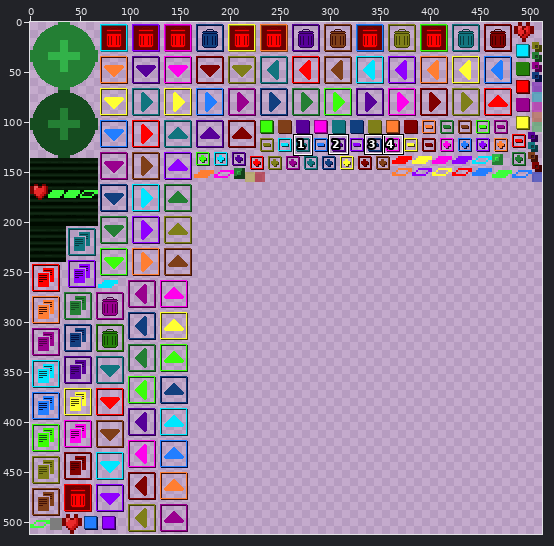
Sprite sheet, stored at html5game/Ashes Battle Assistant_texture_2.png. The first picture is a wide view before the edit; the outline marks the close-up.
Close-up. Before:
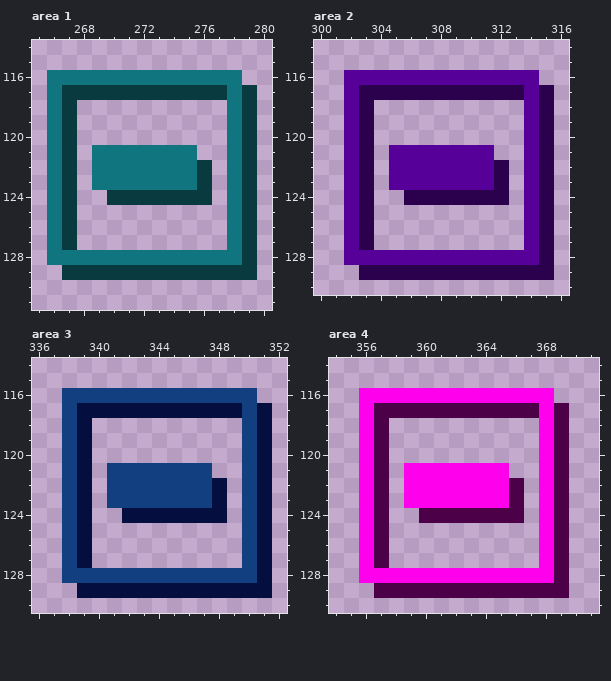
The file is 512x512 pixels. Colours within 5 levels of each other are drawn and written as one. Shown: area 1: x 265..280, y 114..131; area 2: x 300..316, y 114..130; area 3: x 336..352, y 114..130; area 4: x 354..371, y 114..130. The commit also changed other parts of the picture, which this record leaves out.
Now the later version:
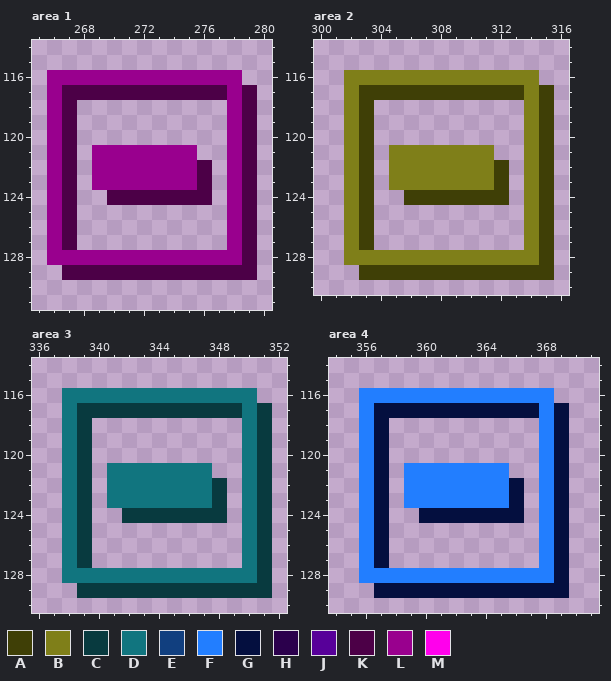
Palette (. is transparent): A #3f3f06  B #7f7f19  C #083a3f  D #11757f  E #113f7f  F #227eff  G #040f3f  H #2b004c  J #570099  K #4c0047  L #99008e  M #ff00ec
What changed:
Area 1:
Colour C gives way to colour K in row 117 at x 267 to 277 and 279; in rows 118 to 121 at x 267 and 279; in rows 122 to 123 at x 267, 276 and 279; in row 124 at x 267, 270 to 276 and 279; in rows 125 to 127 at x 267 and 279; in row 128 at x 279.
Colour C gives way to colour K in row 129 at x 267 to 279.
Colour D gives way to colour L in row 116 at x 266 to 278; in rows 117 to 120 at x 266 and 278; in rows 121 to 123 at x 266, 269 to 275 and 278; in rows 124 to 127 at x 266 and 278; in row 128 at x 266 to 278.
Area 2:
Colour H gives way to colour A in row 117 at x 303 to 313 and 315; in rows 118 to 121 at x 303 and 315; in rows 122 to 123 at x 303, 312 and 315; in row 124 at x 303, 306 to 312 and 315; in rows 125 to 127 at x 303 and 315; in row 128 at x 315.
Colour H gives way to colour A in row 129 at x 303 to 315.
Colour J gives way to colour B in row 116 at x 302 to 314; in rows 117 to 120 at x 302 and 314; in rows 121 to 123 at x 302, 305 to 311 and 314; in rows 124 to 127 at x 302 and 314; in row 128 at x 302 to 314.
Area 3:
Colour G gives way to colour C in row 117 at x 339 to 349 and 351; in rows 118 to 121 at x 339 and 351; in rows 122 to 123 at x 339, 348 and 351; in row 124 at x 339, 342 to 348 and 351; in rows 125 to 127 at x 339 and 351; in row 128 at x 351.
Colour G gives way to colour C in row 129 at x 339 to 351.
Colour E gives way to colour D in row 116 at x 338 to 350; in rows 117 to 120 at x 338 and 350; in rows 121 to 123 at x 338, 341 to 347 and 350; in rows 124 to 127 at x 338 and 350; in row 128 at x 338 to 350.
Area 4:
Colour M gives way to colour F in row 116 at x 356 to 368; in rows 117 to 120 at x 356 and 368; in rows 121 to 123 at x 356, 359 to 365 and 368; in rows 124 to 127 at x 356 and 368; in row 128 at x 356 to 368.
Colour K gives way to colour G in row 117 at x 357 to 367 and 369; in rows 118 to 121 at x 357 and 369; in rows 122 to 123 at x 357, 366 and 369; in row 124 at x 357, 360 to 366 and 369; in rows 125 to 127 at x 357 and 369; in row 128 at x 369.
Colour K gives way to colour G in row 129 at x 357 to 369.
Where, in picture pixels (left, top, right, bottom), the same in both close-ups:
changed: (47, 70, 257, 280)
changed: (344, 70, 554, 280)
changed: (62, 388, 272, 598)
changed: (359, 388, 569, 598)
